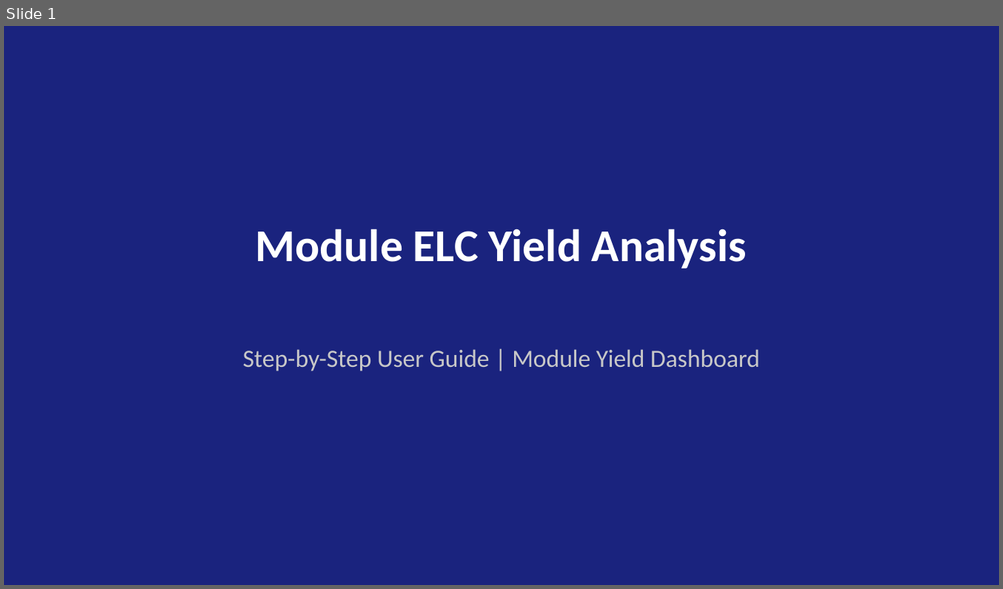
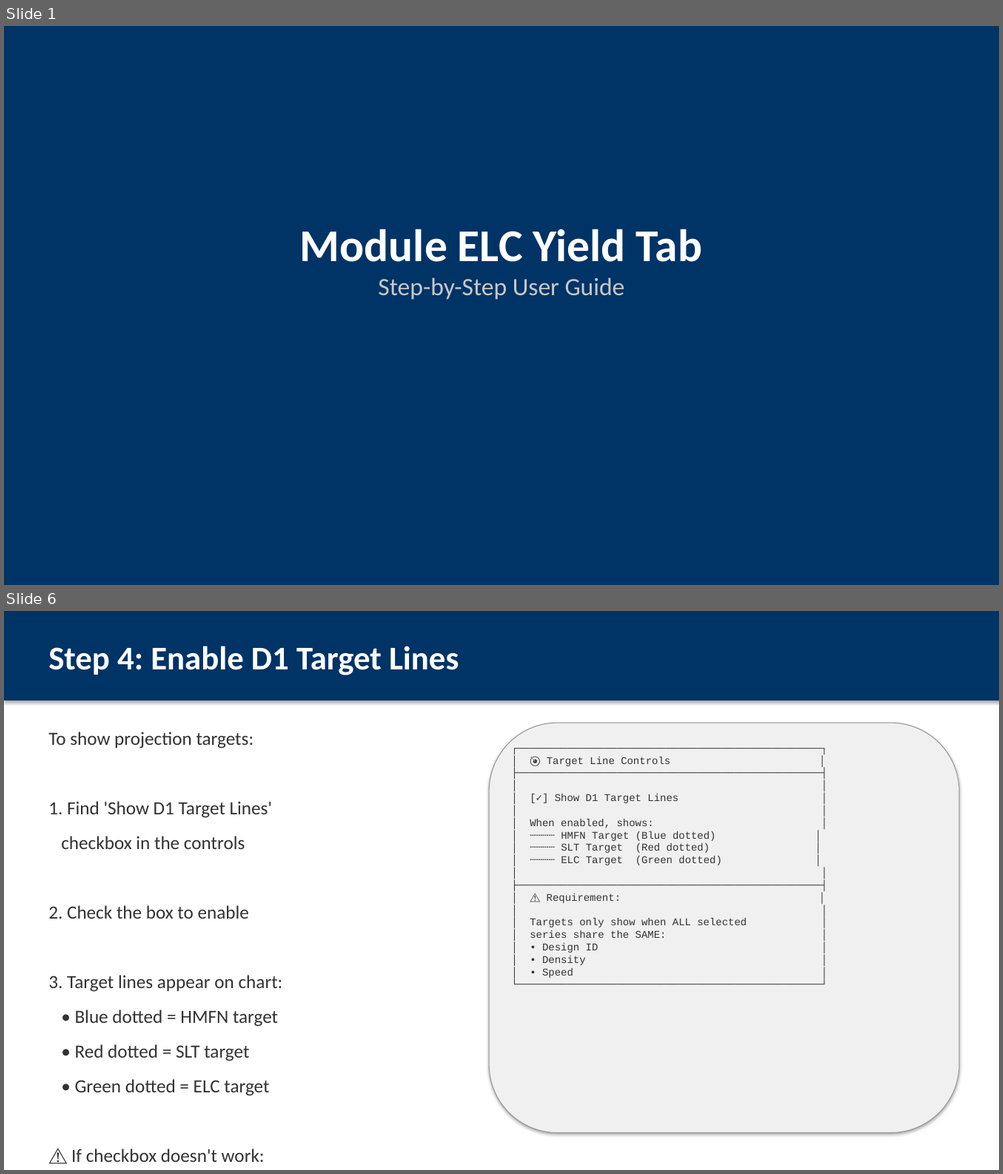
Before and after one commit to ASEGARAN/MODULE_YIELD_DASHBOARD, a slide deck: Module_ELC_Yield_User_Guide.pptx. Shown one above the other, each under a label of ours: slide 1 before the commit, slides 1 and 6 after it; the slides between them are not shown. The pictures are 1003x589 and 1003x1174 pixels, drawn with LibreOffice and Linux fonts; fonts in the diff are those of the drawing. Boxes give left, top, right and bottom in pixels: in the first picture for what was removed or moved away, otherwise in the second. Text is boxed around its words. In the diff, an @@ line names an element or a change of style, - is before the commit and + after.

Commit message:
Enhance Module ELC Yield user guide with ASCII mockups
- 12 slides with embedded visual mockups
- Step-by-step workflow from sidebar to targets
- Warning message explanation
- Available config reference
- Quick reference card
- No external screenshot dependencies

```diff
--- a/Module_ELC_Yield_User_Guide.pptx
+++ b/Module_ELC_Yield_User_Guide.pptx
@@ slide 6 added at (4,611,999,1170), background #FFFFFF @@
@@ rectangle added at (4,611,999,701), fill #003366 @@
@@ text added at (48,646,458,675), 32 pt, text #FFFFFF, bold @@
+Step 4: Enable D1 Target Lines
@@ text added at (48,732,283,1162), 18 pt, text #323232 @@
+To show projection targets:
+1. Find 'Show D1 Target Lines'
+checkbox in the controls
+2. Check the box to enable
+3. Target lines appear on chart:
+• Blue dotted = HMFN target
+• Red dotted = SLT target
+• Green dotted = ELC target
+⚠️ If checkbox doesn't work:
+Select single config (same DID+Density+Speed)
@@ rounded rectangle added at (489,723,959,1133), fill #F0F0F0, outline #969696 0.75 pt @@
@@ text added at (529,757,746,978), 10 pt, text #323232 @@
+┌─────────────────────────────────────────────────┐
+│ 🎯 Target Line Controls │
+├─────────────────────────────────────────────────┤
+│ │
+│ [✓] Show D1 Target Lines │
+│ │
+│ When enabled, shows: │
+│ ┄┄┄┄ HMFN Target (Blue dotted) │
+│ ┄┄┄┄ SLT Target (Red dotted) │
+│ ┄┄┄┄ ELC Target (Green dotted) │
+│ │
+├─────────────────────────────────────────────────┤
+│ ⚠️ Requirement: │
+│ │
+│ Targets only show when ALL selected │
+│ series share the SAME: │
+│ • Design ID │
+│ • Density │
+│ • Speed │
+└─────────────────────────────────────────────────┘
@@ slide 1 changed as well @@
@@ rectangle at (4,26,999,585): fill #1A237E to #003366 @@
@@ text at (300,229,702,300): text changed; size 44 to 24 pt; text colour #FFFFFF to #C8C8C8; bold off @@
-Module ELC Yield Analysis
+Module ELC Yield Tab
+Step-by-Step User Guide
@@ text removed at (243,349,760,372) @@
-Step-by-Step User Guide | Module Yield Dashboard
```
Also in this commit, not shown: 10 other slides added, 9 slides removed.
